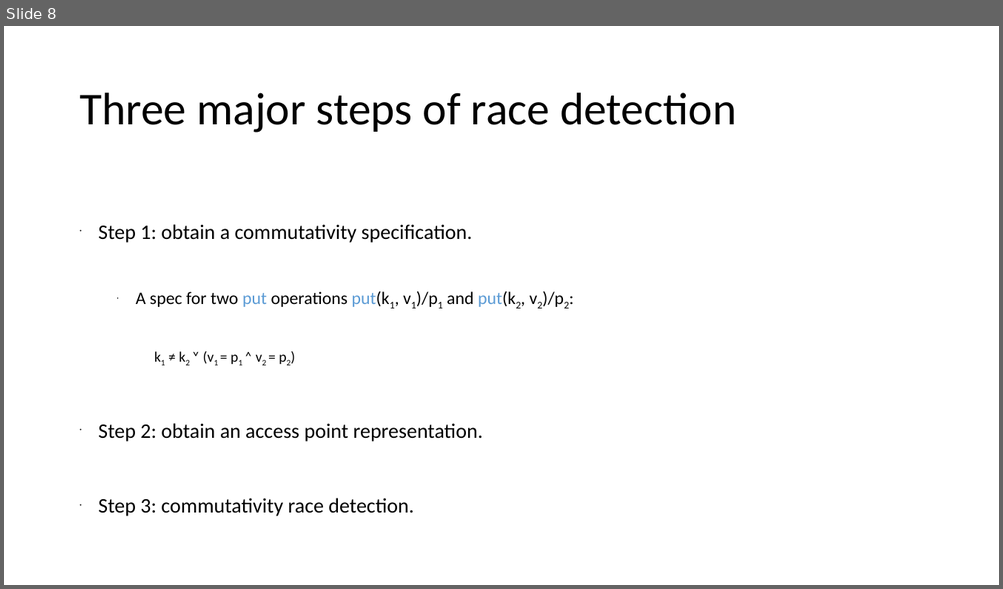
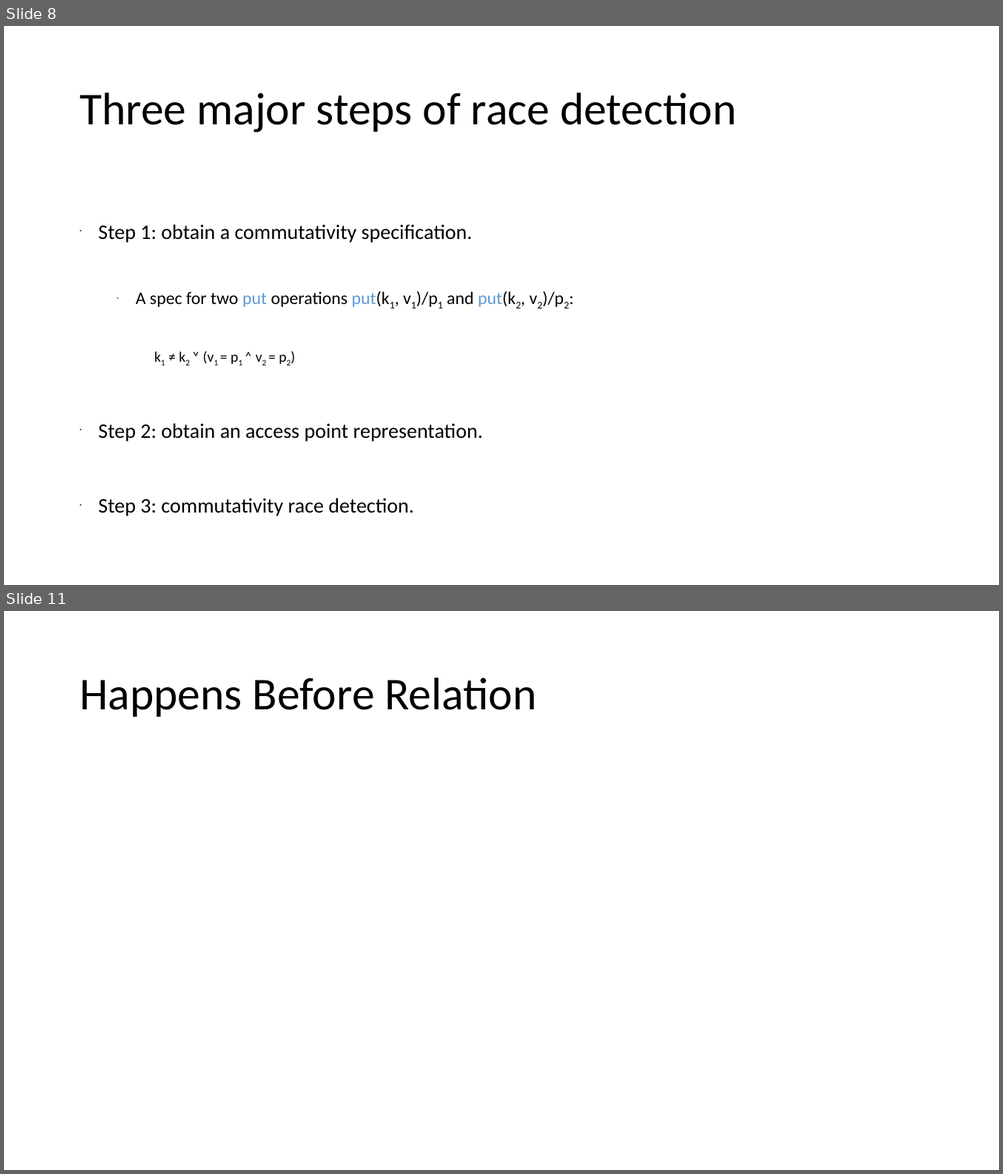
Before and after one commit to xiaohe27/Tasks, a slide deck: Slides/qual-presentation.ppt. Shown one above the other, each under a label of ours: slide 8 before the commit, slides 8 and 11 after it; the slides between them are not shown. The pictures are 1003x589 and 1003x1174 pixels, drawn with LibreOffice and Linux fonts; fonts in the diff are those of the drawing. Boxes give left, top, right and bottom in pixels: in the first picture for what was removed or moved away, otherwise in the second. Text is boxed around its words. In the diff, an @@ line names an element or a change of style, - is before the commit and + after.

```diff
--- a/Slides/qual-presentation.ppt
+++ b/Slides/qual-presentation.ppt
@@ slide 11 added at [4,611,999,1170], background #FFFFFF @@
@@ title added at [79,678,537,717], 44 pt, text #000000 @@
+Happens Before Relation
```
Also in this commit, not shown: 2 other slides added.
